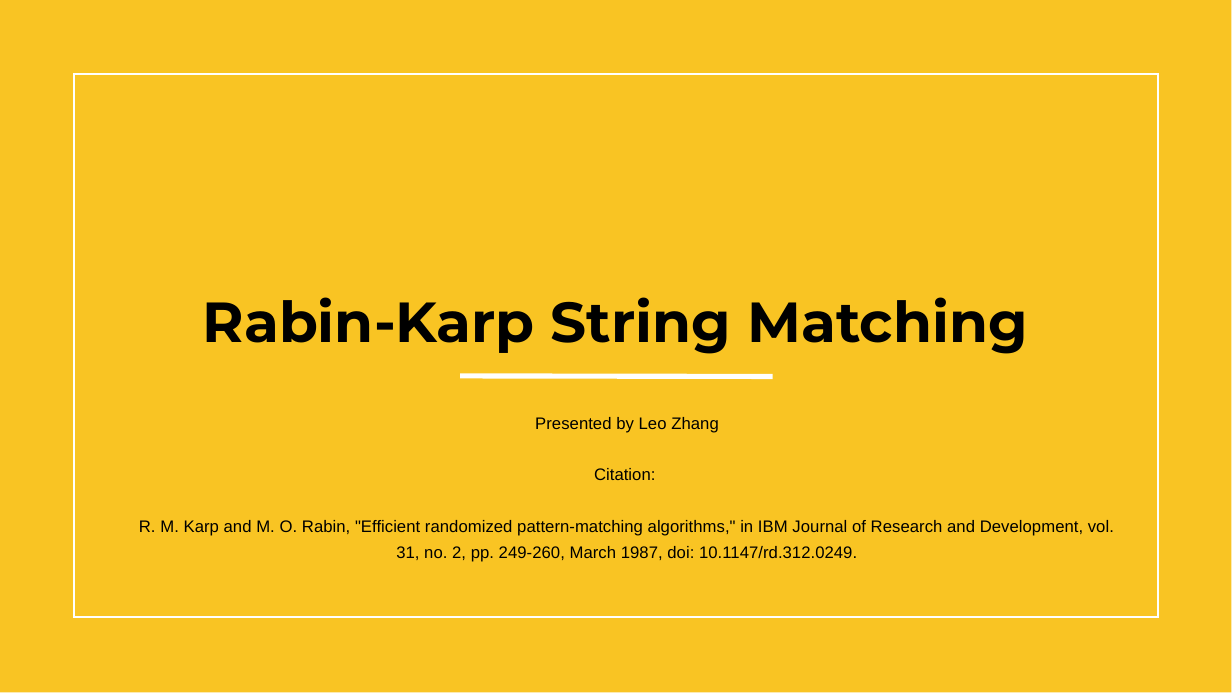
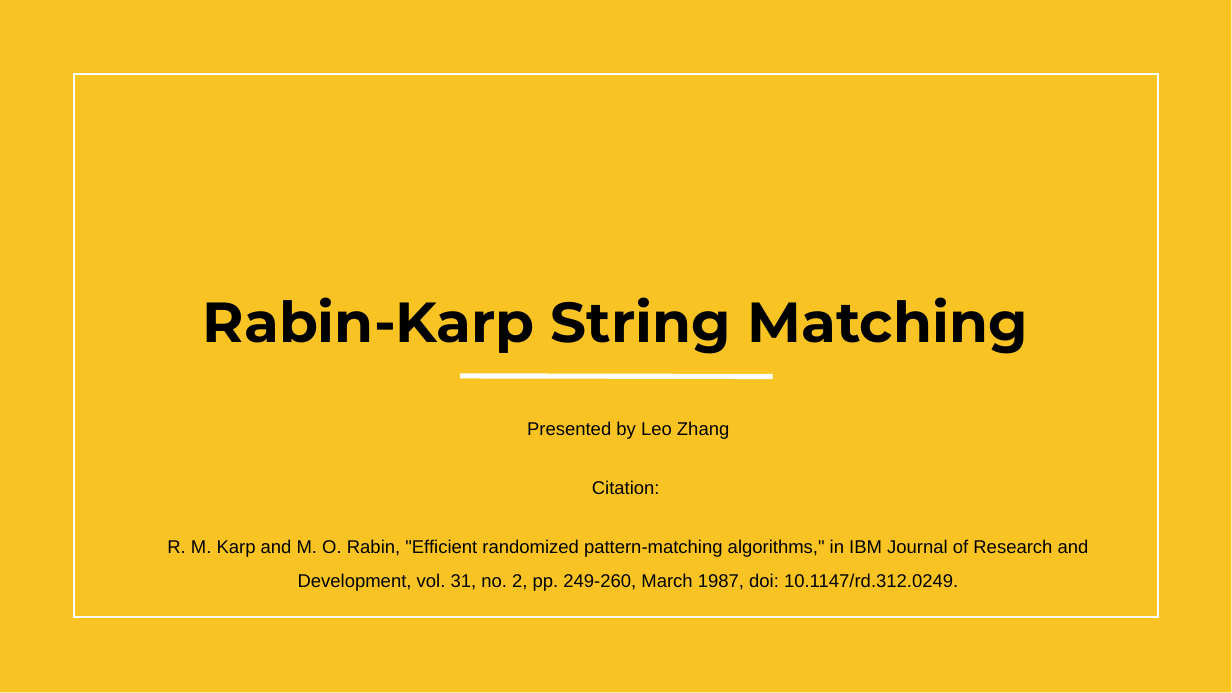
Before and after one commit to centuryhopper/Fall2022CourseContents, a slide deck: slide 1 of CAP6515/paper_presentation_files/rabin-karp-presentation.pptx. Drawn at 1232x693 pixels with LibreOffice and Linux fonts; fonts in the diff are those of the drawing; background and template pictures are left out. Boxes give left, top, right and bottom in pixels: in the first picture for what was removed or moved away, otherwise in the second. Text is boxed around its words. In the diff, an @@ line names an element or a change of style, - is before the commit and + after.

```diff
--- a/CAP6515/paper_presentation_files/rabin-karp-presentation.pptx
+++ b/CAP6515/paper_presentation_files/rabin-karp-presentation.pptx
@@ subtitle "Presented by Leo Zhang" at box(167, 421, 1089, 591): size 13.1 to 14.4 pt; indent changed; line spacing 1.3 to 1.5 @@
```
Also in this commit, not shown: 6 other slides changed.
